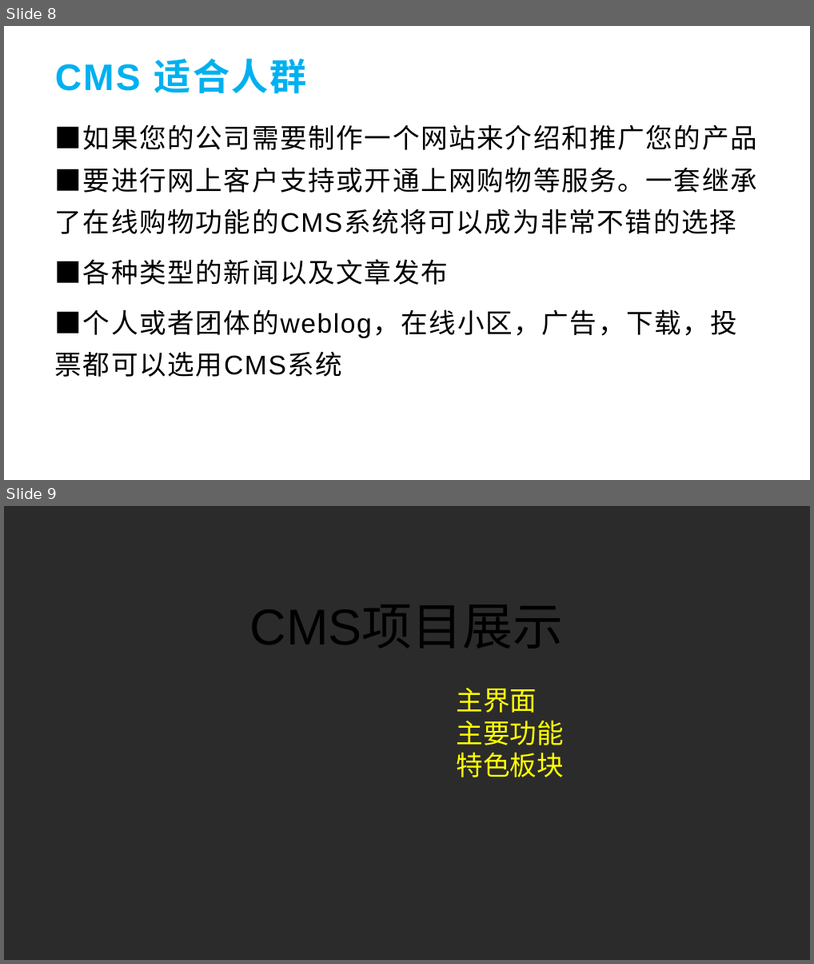
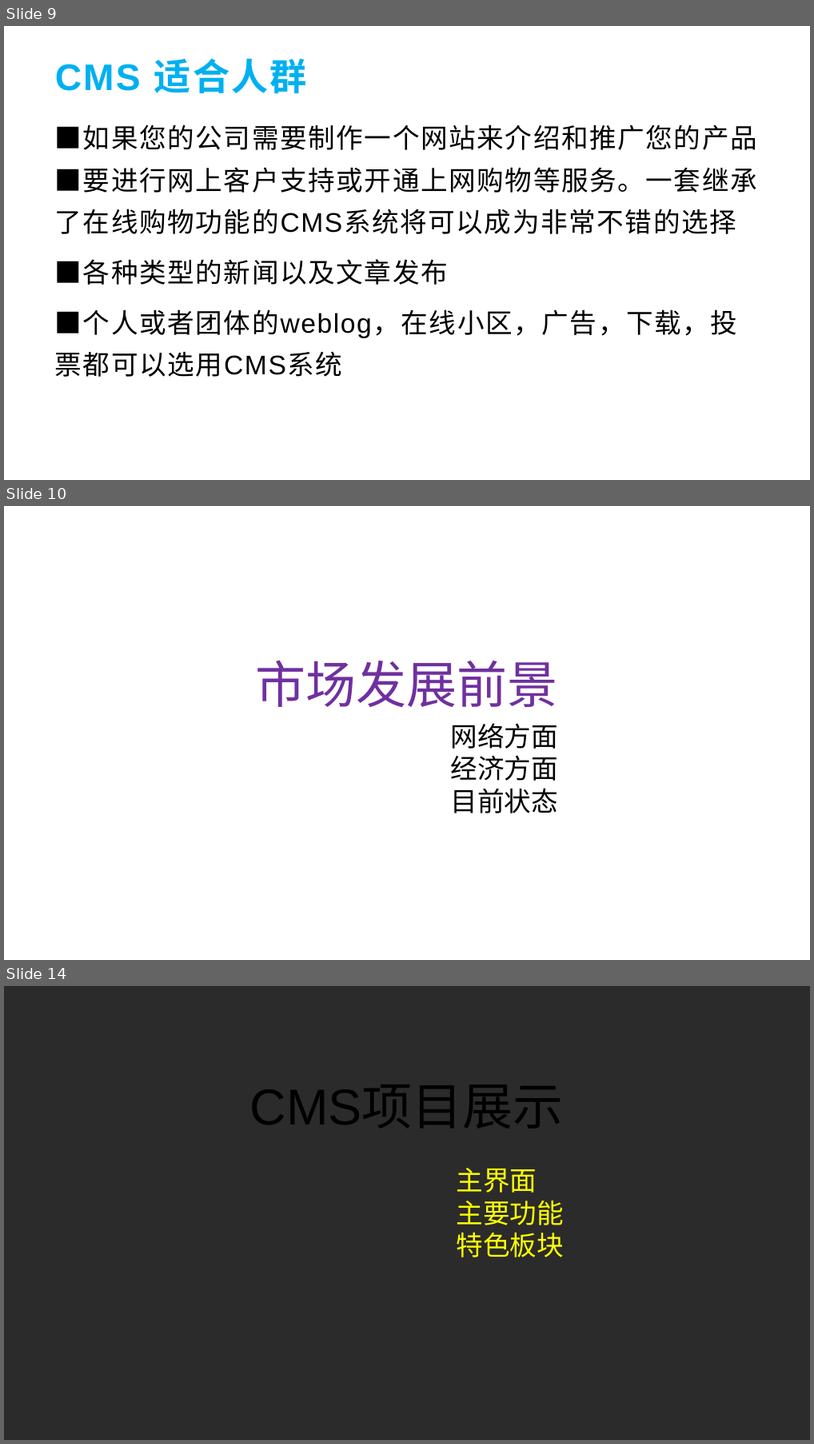
Before and after one commit to S180715J/cms, a slide deck: 02document/50日志/0327/cms测试模板.pptx. Shown one above the other, each under a label of ours: slides 8 and 9 before the commit, slides 9, 10 and 14 after it; the slides between them are not shown. The pictures are 814x964 and 814x1444 pixels, drawn with LibreOffice and Linux fonts; fonts in the diff are those of the drawing; background and template pictures are left out; a plain dark background stands for a picture behind light text. Boxes give left, top, right and bottom in pixels: in the first picture for what was removed or moved away, otherwise in the second. Text is boxed around its words. In the diff, an @@ line names an element or a change of style, - is before the commit and + after.

```diff
--- a/02document/50日志/0327/cms测试模板.pptx
+++ b/02document/50日志/0327/cms测试模板.pptx
@@ slide 10 added at bbox=[4, 506, 810, 960], background picture (left out) @@
@@ text added at bbox=[256, 660, 558, 707], 60 pt, text #7030A0 @@
+市场发展前景
@@ text added at bbox=[450, 723, 558, 813], 32 pt, text #000000 @@
+网络方面
+经济方面
+目前状态
@@ what was slide 8 is now slide 9 @@
@@ what was slide 9 is now slide 14 @@
```
Also in this commit, not shown: 1 slide changed, 4 other slides added.
